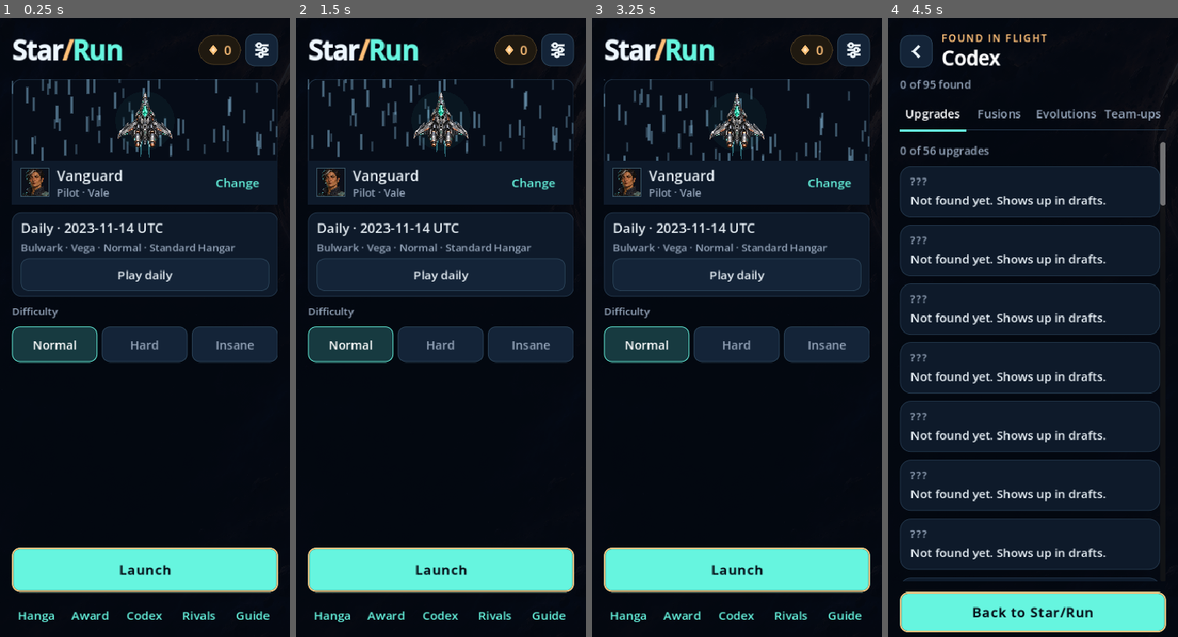
Above: before the commit, frames 1-4 (left to right).
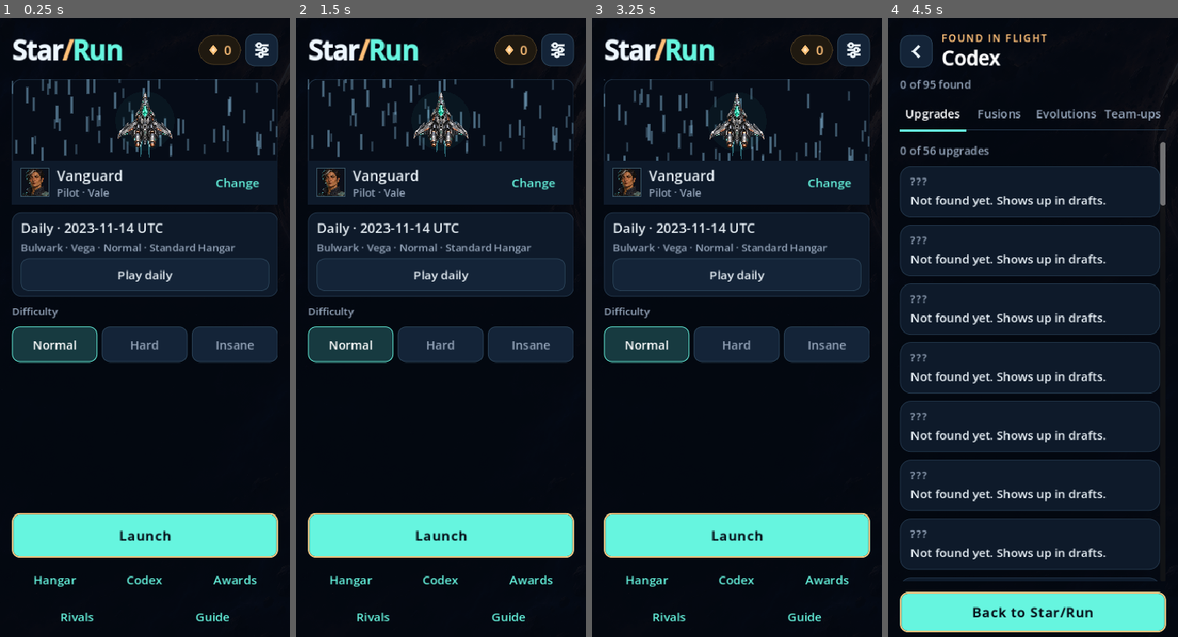
Above: after the commit, the same moments.

Repository: killjoy00/StarRun
Game: Godot game, scene res://scenes/main.tscn
The game is run twice, just before and just after one commit, with the same random seed, the same clock (stepped at 60 frames per second) and the same inputs.
Inputs (mouse positions are in pixels of both pictures, inside the frame that each line leads up to):
- Up to frame 1 (0.25 s): no input
- Up to frame 2 (1.5 s): click "Hangar" at 0.5 s; click (325, 48) at 1.25 s
- Up to frame 3 (3.25 s): click "Awards" at 2 s; click "Back to Star/Run" at 2.75 s
- Up to frame 4 (4.5 s): click "Codex" at 3.5 s; click "Upgrades" at 4.25 s

The runs differ from the first frame. In frame 1, 11% of the frame differs, in the area x 4-96%, y 79-98%; in frame 2, 11%; in frame 3, 11%; in frame 4, less than 0.1%.

Commit message:
Lancer fix, Bulwark 50%, untruncated title and ability labels (#77)
* Lancer lance fires twice as often; Bulwark 50%; title buttons in two rows

- Lancer: lance interval x0.45 and damage x1.6 (was x0.85 and x1.35). It
  cleared no-Hangar Normal World 1 in 0 of 12 runs with 46 kills (Vanguard
  7/12, 221 kills); now 4/12, 203 kills. Hard and Insane stay at 0.
- Bulwark takes 50% less beam and missile damage (was 30%).
- Title screen: Hangar, Codex, Awards / Rivals, Guide in two rows. Five
  in one row cut "Hangar" to "Hanga..." on phones. New UI check measures
  each label against its button; it fails on the old single row.
- CI: every ship must clear no-Hangar Normal World 1 at least once in 12
  runs (balance_matrix --require-world1-clears).

Co-Authored-By: Claude Opus 5.5 <noreply@anthropic.com>
Claude-Session: https://claude.ai/code/session_01XLfQdCjuL4hZ3Cd4ynAdWc

* Ability slots show the whole name, shrinking the font instead of cutting letters

On narrow phones slot names were cut to 7 letters: OVERLOA, RAILSTO,
TIME LO, MISSILE, NOVA GR, SHIELDS. The name now steps down from 16 pt
(no smaller than 11 pt) until it fits. New UI check covers every ability
and fusion at every tested screen size; it fails on the old code with
exactly those six names.

Co-Authored-By: Claude Opus 5.5 <noreply@anthropic.com>
Claude-Session: https://claude.ai/code/session_01XLfQdCjuL4hZ3Cd4ynAdWc

---------

Co-authored-by: Claude <noreply@anthropic.com>

Diff:
--- a/scripts/catalog.gd
+++ b/scripts/catalog.gd
@@ -36,11 +36,11 @@
 const SHIPS := [
 	{"id":"vanguard", "signature":"aegis", "name":"Vanguard", "cost":0, "description":"Balanced. Starts with Pulse and Seeker. Gets stronger after each world: more damage and less status damage.", "hull":108, "shield":52, "pulse":1, "seeker":1, "arc":0, "mend":0, "movement":1.0, "fire_rate":1.0},
 	{"id":"kestrel", "signature":"overdrive", "name":"Kestrel · Interceptor", "cost":45, "description":"Fast. Fires 25% faster and starts with 2 Pulse ranks. Low hull and shield.", "hull":85, "shield":40, "pulse":2, "seeker":0, "arc":0, "mend":0, "movement":1.30, "fire_rate":1.25},
-	{"id":"bulwark", "signature":"deflector", "name":"Bulwark · Fortress", "cost":50, "description":"Tank. Huge hull and shield, built-in armor, 30% less beam and missile damage, +20% da …(137 unchanged characters)…
+	{"id":"bulwark", "signature":"deflector", "name":"Bulwark · Fortress", "cost":50, "description":"Tank. Huge hull and shield, built-in armor, 50% less beam and missile damage, +20% da …(137 unchanged characters)…
 	{"id":"wraith", "signature":"barrage", "name":"Wraith · Missile boat", "cost":65, "description":"Missiles. No Pulse. Starts with 2 Seeker ranks that hit 35% harder and reload faster.", "hull":85, "shield":40, "pulse":0, "seeker":2, "arc":0, "mend":0, "movement":1.12, "fire_rate":1.0},
 	{"id":"arcwing", "signature":"nova", "name":"Arcwing · Chain fighter", "cost":75, "description":"Lightning. Starts with Arc instead of Seeker. Arc is 30% stronger.", "hull":80, "shield":45, "pulse":1, "seeker":0, "arc":1, "mend":0, "movement":1.18, "fire_rate":1.05},
 	{"id":"haven", "signature":"mend", "name":"Haven · Support carrier", "cost":90, "description":"Drone carrier. Drones a …(251 unchanged characters)…
-	{"id":"lancer", "signature":"prism", "name":"Lancer · Beam  …(73 unchanged characters)… Prism lance instead of Pulse. The lance hits 35% harder and fires 15% more often. Starts with Prism reversal.", "hull":1 …(103 unchanged characters)…
+	{"id":"lancer", "signature":"prism", "name":"Lancer · Beam  …(73 unchanged characters)… Prism lance instead of Pulse. The lance fires twice as often and hits 60% harder. Starts with Prism reversal.", "hull":1 …(103 unchanged characters)…
 ]
 
 const GROUPS := ["Hull", "Weapons", "Abilities", "Tactics", "Salvage"]
--- a/scripts/combat_hud.gd
+++ b/scripts/combat_hud.gd
@@ -5,7 +5,17 @@
 
 static func _short_ability_name(sim, id: String) -> String:
 	var names := {"overdrive":"DRIVE", "capacitor":"CHARGE", "deflector":"DEFLECT", "barrage":"ROCKETS", "barrier":"BARRIE …(618 unchanged characters)…
-	return str(names.get(id, sim.content.abilities[id].name.to_upper())).left(9)
+	return str(names.get(id, sim.content.abilities[id].name.to_upper()))
+
+## Shrink a slot label (16 pt down to 11 pt) until the whole word fits.
+## Names used to be cut to 7 letters on narrow phones ("OVERLOA").
+static func fit_label(label: Label, base_size: int = 16, floor_size: int = 11) -> void:
+	var font: Font = label.get_theme_font("font")
+	var limit: float = label.size.x
+	var font_size := base_size
+	while font_size > floor_size and font.get_string_size(label.text, HORIZONTAL_ALIGNMENT_LEFT, -1, font_size).x > limit:
+		font_size -= 1
+	label.add_theme_font_size_override("font_size", font_size)
 
 static func refresh(host) -> void:
 	var sim = host.sim
@@ -23,14 +33,13 @@
 		var cooldown: float = float(sim.cooldowns.get(id, 0.0))
 		var learned: bool = occupied and int(sim.upgrades.get(id, 0)) > 0
 		var title: String = _short_ability_name(sim, id) if occupied and (host._compact_ui() or button.size.x < 175.0) else (sim.content.abilities[id].name.to_upper() if occupied else "EMPTY")
-		if occupied and host._compact_ui() and button.size.x < 94.0:
-			title = title.left(7)
 		var status_text := ("%.0fs" % ceilf(cooldown) if cooldown > 0 else "READY") if learned and host._compact_ui() else (("%.1fs" % cooldown if cooldown > 0 else "READY") if learned else "OPEN")
 		# Icons and the two lines of text occupy separate bounds on every screen.
 		button.text = ""
 		var name_label: Label = button.get_node("AbilityName")
 		var status_label: Label = button.get_node("AbilityStatus")
 		name_label.text = title if occupied else "EMPTY"
+		fit_label(name_label)
 		status_label.text = status_text
 		name_label.add_theme_color_override("font_color", Color("eef7ff") if learned else Color("778ba0"))
 		status_label.add_theme_color_override("font_color", Color("66f5df") if learned and cooldown <= 0.0 else Color("b4c6d8") if learned else Color("6c8097"))
--- a/scripts/main.gd
+++ b/scripts/main.gd
@@ -1086,15 +1086,21 @@
 	_start_world_picker(body, current)
 	# A short navigation rail stays above the thumb-reachable primary action.
 	var saved: Dictionary = services.read_save(Services.RUN)
+	# Two short rows: five labels in one row were cut off ("Hanga...") on phones.
 	var row := HBoxContainer.new()
+	row.name = "MenuNavTop"
 	row.add_theme_constant_override("separation", 6)
 	bottom.add_child(row)
-	_ui_button(row, "Hangar", _show_hangar, "ghost", 46, true)
-	var awards_button := _ui_button(row, "Awards", _show_achievements, "ghost", 46, true)
+	_ui_button(row, "Hangar", _show_hangar, "ghost", 42, true)
+	_ui_button(row, "Codex", _show_codex, "ghost", 42, true).tooltip_text = "Every upgrade, fusion and team-up you have found"
+	var awards_button := _ui_button(row, "Awards", _show_achievements, "ghost", 42, true)
 	awards_button.tooltip_text = "Achievements and milestones"
-	_ui_button(row, "Codex", _show_codex, "ghost", 46, true).tooltip_text = "Every upgrade, fusion and team-up you have found"
-	_ui_button(row, "Rivals", _show_rival_journal, "ghost", 46, true)
-	_ui_button(row, "Guide", _show_briefing.bind(false), "ghost", 46, true)
+	var row2 := HBoxContainer.new()
+	row2.name = "MenuNavBottom"
+	row2.add_theme_constant_override("separation", 6)
+	bottom.add_child(row2)
+	_ui_button(row2, "Rivals", _show_rival_journal, "ghost", 42, true)
+	_ui_button(row2, "Guide", _show_briefing.bind(false), "ghost", 42, true)
 	var primary: Button
 	if saved.is_empty():
 		primary = _ui_button(reading_footer, "Launch", _launch, "primary", 60, true)
--- a/scripts/simulation.gd
+++ b/scripts/simulation.gd
@@ -21,6 +21,11 @@
 ## (1-4-7-10) and is 25% stronger at rank 1. Before: 2 ranks per pick and
 ## about 1.5x as many level-ups.
 const RANKS_PER_PICK := 3
+## Lancer: its lance is its only starting gun, so it fires about twice as
+## often and hits harder. At +15% / +35% it cleared no-Hangar World 1 in 0 of
+## 12 runs (Vanguard 7 of 12): one beam every 2 s left the screen unanswered.
+const LANCER_LANCE_INTERVAL := 0.45
+const LANCER_LANCE_DAMAGE := 1.60
 # A pack's members share 108% of one ship's health, offsetting the shots
 # lost to overkill on small targets. Base size per light kind.
 const PACK_HP_TOTAL := 1.08
@@ -2900,7 +2905,7 @@
 		# Kills earlier this tick leave dead enemies in the array until the
 		# projectile pass. Do not consume a full lance cycle without firing.
 		if not target.is_empty():
-			lance_timer = 2.4 * (0.60 if rank_at("lance", 10) else (0.78 if rank_at("lance", 5) else 1.0)) * (0.85 if ship_id == "lancer" else 1.0)
+			lance_timer = 2.4 * (0.60 if rank_at("lance", 10) else (0.78 if rank_at("lance", 5) else 1.0)) * (LANCER_LANCE_INTERVAL if ship_id == "lancer" else 1.0)
 			lance_refund_ready = true
 			var echo_used := false
 			var end: Vector2 = origin + (target.p - origin).normalized() * 1200
@@ -2910,7 +2915,7 @@
 			for enemy in enemies:
 				var closest := Geometry2D.get_closest_point_to_segment(enemy.p, origin, end)
 				if closest.distance_to(enemy.p) < (68 if str(enemy.kind).begins_with("boss") else 28):
-					var strike_damage: float = (22 + upgrades.lance * 7) * weapon_power() * (1.0 + int(meta.get("lance_tuning", 0)) * 0.05) * (1.25 if rank_at("lance", 10) else 1.0) * (1.35 if passive_link_active("lance_sight") else 1.0) * (1.35 if ship_id == "lancer" else 1.0)
+					var strike_damage: float = (22 + upgrades.lance * 7) * weapon_power() * (1.0 + int(meta.get("lance_tuning", 0)) * 0.05) * (1.25 if rank_at("lance", 10) else 1.0) * (1.35 if passive_link_active("lance_sight") else 1.0) * (LANCER_LANCE_DAMAGE if ship_id == "lancer" else 1.0)
 					_damage_enemy(enemy, strike_damage, "lance")
 					if _has_mutation("refracting_lance") and not echo_used:
 						for other in enemies:
@@ -3537,9 +3542,9 @@
 		reduced *= (1.0 - passive_bonus("ablative", 0.03, 0.05, 0.05)) * (1.0 - meta.beam_plating * 0.03)
 		# Fortress plating: Bulwark died to Harvester beams and missiles in
 		# no-Hangar World 1 despite its hull. It now shrugs off part of them.
-		# 30% (was 20%) now that Bulwark starts with Deflector, not Aegis.
+		# 50% (was 30%; 20% before Bulwark traded Aegis for Deflector).
 		if ship_id == "bulwark":
-			reduced *= 0.70
+			reduced *= 0.50
 	if kind == "ion":
 		shield_offline = maxf(shield_offline, 4.0 * status_duration_scale())
 	elif kind == "heat":
--- a/tests/balance_matrix.gd
+++ b/tests/balance_matrix.gd
@@ -36,6 +36,7 @@
 	var seed_offset := 0
 	var stage_limit := 4
 	var require_no_world1_clears := false
+	var require_world1_clears := 0 # --require-world1-clears=N: Normal no-Hangar floor.
 	var require_no_campaign_wins := false
 	for arg in OS.get_cmdline_user_args():
 		if arg.begins_with("--seeds="):
@@ -60,6 +61,8 @@
 			seed_offset = maxi(0, int(arg.get_slice("=", 1)))
 		elif arg.begins_with("--stage-limit="):
 			stage_limit = int(arg.get_slice("=", 1))
+		elif arg.begins_with("--require-world1-clears="):
+			require_world1_clears = maxi(0, int(arg.get_slice("=", 1)))
 		elif arg == "--require-no-world1-clears":
 			require_no_world1_clears = true
 		elif arg == "--trace":
@@ -226,7 +229,9 @@
 	# Difficulty target: with no Hangar upgrades, Normal must never be finished.
 	if require_no_campaign_wins and campaign_wins > 0:
 		push_error("A run without Hangar upgrades finished the campaign (%d wins)" % campaign_wins)
-	quit(1 if cells == 0 or trials == 0 or faults > 0 or (require_win and campaign_wins == 0) or (require_no_world1_clears and world1_clears > 0) or (require_no_campaign_wins and campaign_wins > 0) else 0)
+	if require_world1_clears > 0 and world1_clears < require_world1_clears:
+		push_error("World 1 floor: %d clears, need at least %d" % [world1_clears, require_world1_clears])
+	quit(1 if cells == 0 or trials == 0 or faults > 0 or (require_win and campaign_wins == 0) or (require_no_world1_clears and world1_clears > 0) or (require_no_campaign_wins and campaign_wins > 0) or (require_world1_clears > 0 and world1_clears < require_world1_clears) else 0)
 
 func _trial(seed: int, ship_id: String, difficulty: String, strategy: String, build_style: String = "baseline", hangar_ …(187 unchanged characters)…
 	var sim := Sim.new(seed, _hangar(hangar_style), ship_id, pilot_id, difficulty, artifact_id)
--- a/tests/ui_smoke.gd
+++ b/tests/ui_smoke.gd
@@ -119,6 +119,27 @@
 		scene._update_hud()
 		check(scene.cooldown_meters[0].visible and scene.ability_buttons[0].get_node("AbilityStatus").text.contains("s"), "Cooldown progress appears when the equipped ability is recovering")
 		scene.sim.cooldowns[signature] = 0.0
+		# Every ability and fusion name shows in full in a slot (no "OVERLOA").
+		var slots_before: Array = scene.sim.active_slots.duplicate()
+		var upgrades_before: Dictionary = scene.sim.upgrades.duplicate()
+		var names_fit := true
+		var names_whole := true
+		for ability_id in scene.sim.content.abilities:
+			scene.sim.active_slots = [str(ability_id)]
+			scene.sim.upgrades[str(ability_id)] = maxi(1, int(scene.sim.upgrades.get(str(ability_id), 0)))
+			scene._update_hud()
+			var slot_label: Label = scene.ability_buttons[0].get_node("AbilityName")
+			var shown_font: Font = slot_label.get_theme_font("font")
+			var shown_size: int = slot_label.get_theme_font_size("font_size")
+			var expected: String = scene.CombatHud._short_ability_name(scene.sim, str(ability_id)) if (scene._compact_ui() or scene.ability_buttons[0].size.x < 175.0) else str(scene.sim.content.abilities[ability_id].name).to_upper()
+			names_whole = names_whole and slot_label.text == expected
+			var too_wide: bool = shown_font.get_string_size(slot_label.text, HORIZONTAL_ALIGNMENT_LEFT, -1, shown_size).x > slot_label.size.x + 0.5
+			if too_wide or slot_label.text != expected:
+				print("SLOT_NAME_MISFIT %s %s size=%d width=%.1f" % [str(ability_id), slot_label.text, shown_size, slot_label.size.x])
+			names_fit = names_fit and not too_wide and shown_size >= 11
+		check(names_whole and names_fit, "Every ability name shows in full in its slot (no cut-off letters)")
+		scene.sim.active_slots = slots_before
+		scene.sim.upgrades = upgrades_before
 		scene._update_hud()
 		if logical.x < 760:
 			check(scene.hud.get_global_rect().end.x < scene.build_button.get_global_rect().position.x, "Combat heading must not overlap Build")
@@ -273,6 +294,23 @@
 		scene.services.delete_run()
 		scene._show_menu()
 		check(scene.reading_panel.get_global_rect().end.y <= logical.y and scene.reading_footer.get_child(0).size.y >= 56, "Title must fit with a large launch button at the bottom")
+		await process_frame
+		var nav_fits := true
+		var nav_count := 0
+		for nav_name in ["MenuNavTop", "MenuNavBottom"]:
+			var nav := scene.find_child(nav_name, true, false)
+			if nav == null:
+				nav_fits = false
+				continue
+			for button in nav.get_children():
+				if button is Button:
+					nav_count += 1
+					var font: Font = button.get_theme_font("font")
+					var font_size: int = button.get_theme_font_size("font_size")
+					var style: StyleBox = button.get_theme_stylebox("normal")
+					var needed: float = font.get_string_size(button.text, HORIZONTAL_ALIGNMENT_LEFT, -1, font_size).x + style.get_margin(SIDE_LEFT) + style.get_margin(SIDE_RIGHT)
+					nav_fits = nav_fits and needed <= button.size.x + 0.5
+		check(nav_fits and nav_count == 5, "Title navigation labels are never cut off (Hangar, Codex, Awards, Rivals, Guide)")
 		scene._show_achievements()
 		await process_frame
 		check(scene.mode == "achievements" and _contains_text(scene.reading_scroll, "FIRST DEBRIEF"), "The achievements page lists locked milestones")
